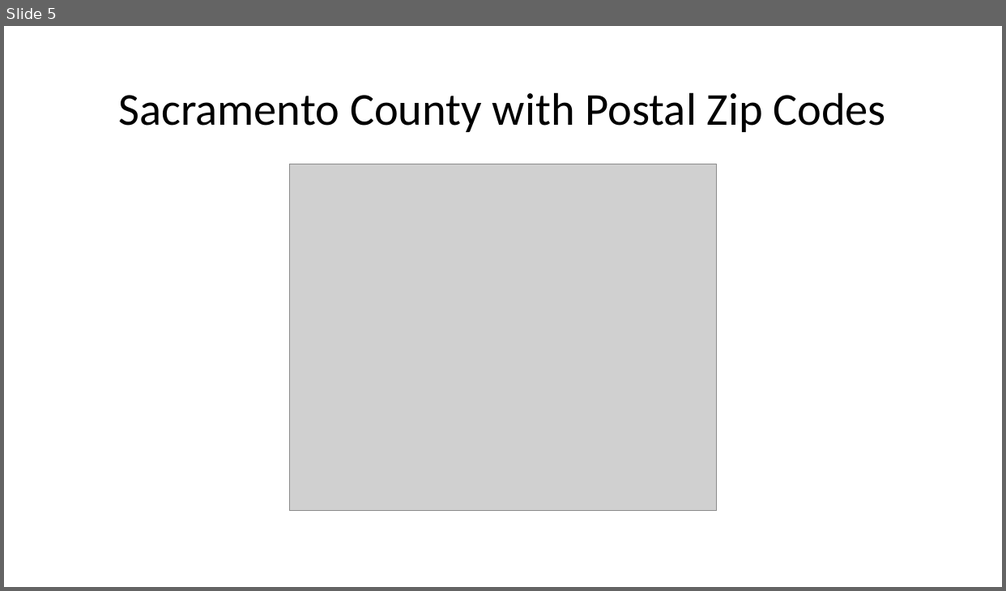
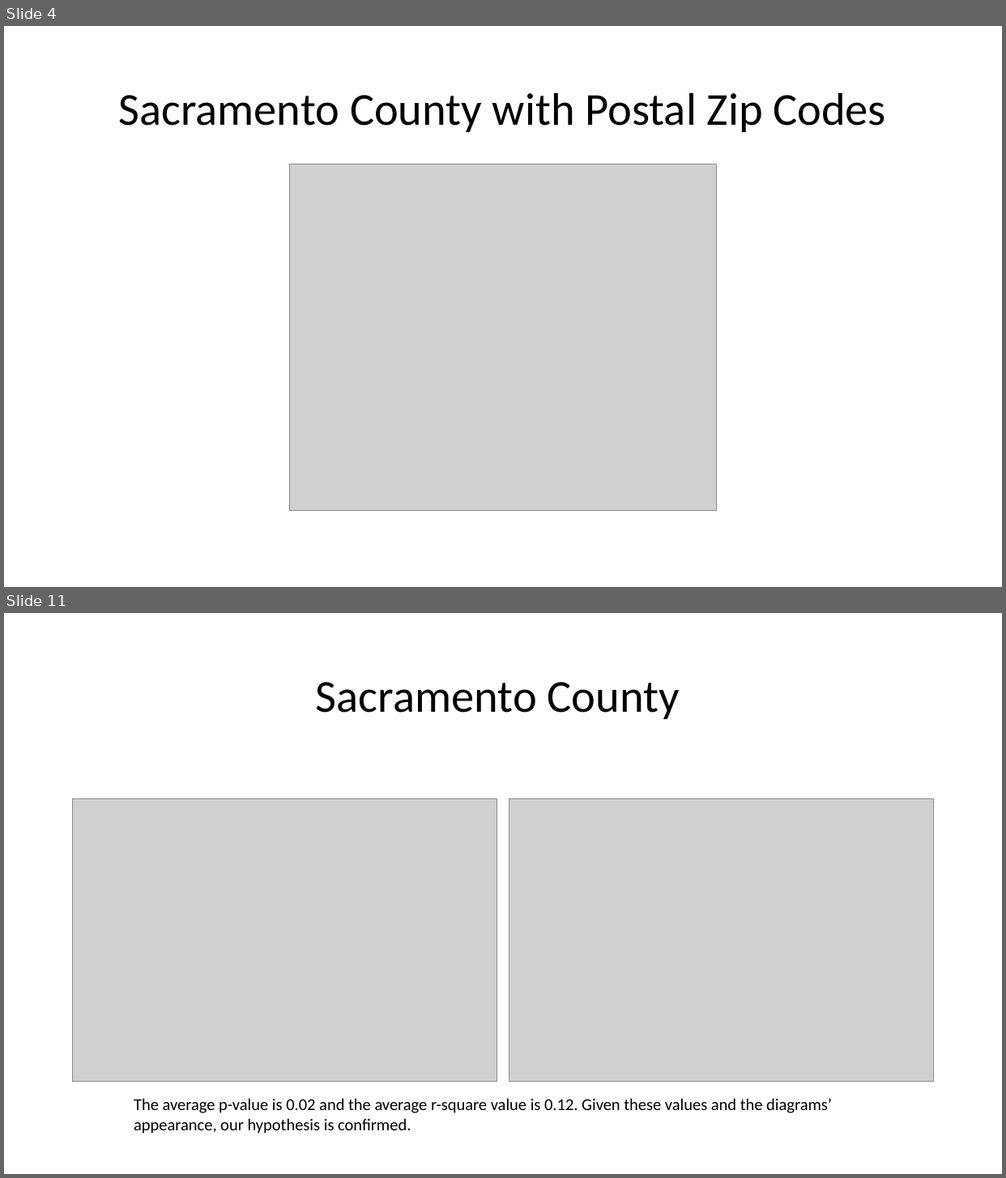
Before and after one commit to sean-galloway/Crime_and_Poverty, a slide deck: Project_1_Presentation.pptx. Shown one above the other, each under a label of ours: slide 5 before the commit, slides 4 and 11 after it; the slides between them are not shown. The pictures are 1006x591 and 1006x1178 pixels, drawn with LibreOffice and Linux fonts; fonts in the diff are those of the drawing; grey boxes stand for pictures. Boxes give left, top, right and bottom in pixels: in the first picture for what was removed or moved away, otherwise in the second. Text is boxed around its words. In the diff, an @@ line names an element or a change of style, - is before the commit and + after.

```diff
--- a/Project_1_Presentation.pptx
+++ b/Project_1_Presentation.pptx
@@ slide 11 added at [4,613,1002,1174], background #FFFFFF @@
@@ title added at [316,682,680,719], 44 pt, text #000000 @@
+Sacramento County
@@ picture added at [73,799,497,1082] @@
@@ picture added at [509,799,934,1082] @@
@@ text added at [134,1098,832,1134], 16 pt, text #000000 @@
+The average p-value is 0.02 and the average r-square value is 0.12. Given these values and the diagrams’ appearance, our hypothesis is confirmed.
@@ what was slide 5 is now slide 4 @@
```
Also in this commit, not shown: 1 slide changed, 9 other slides added, 1 slide removed.
